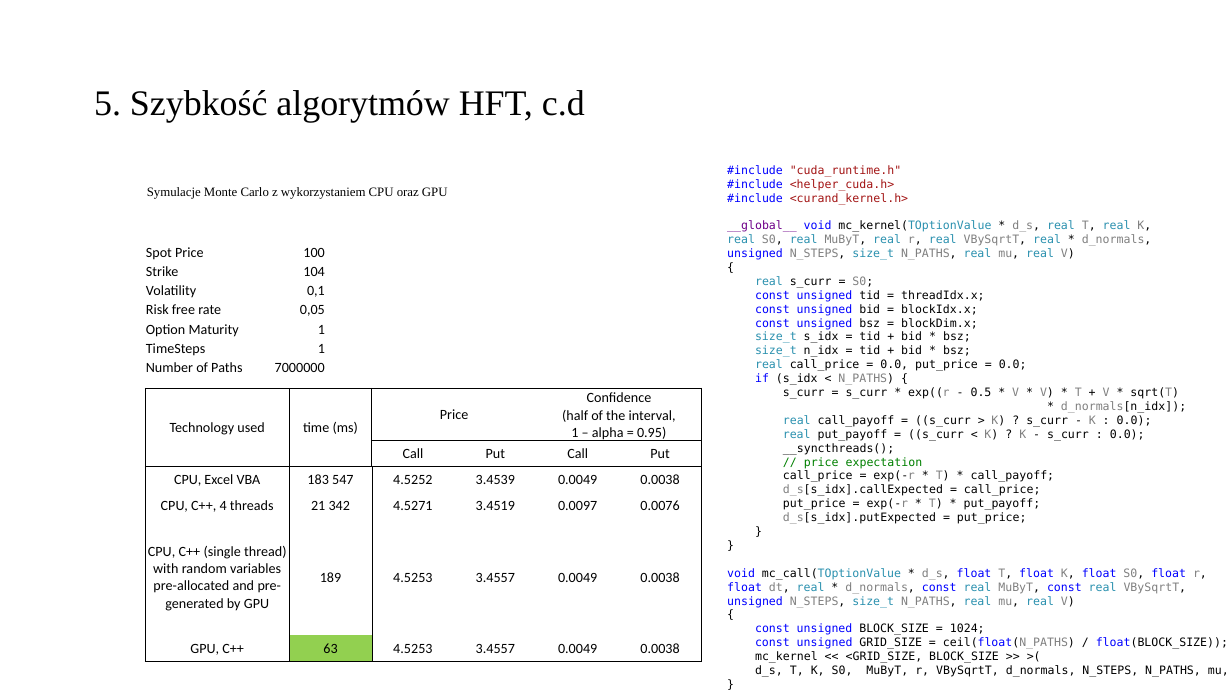
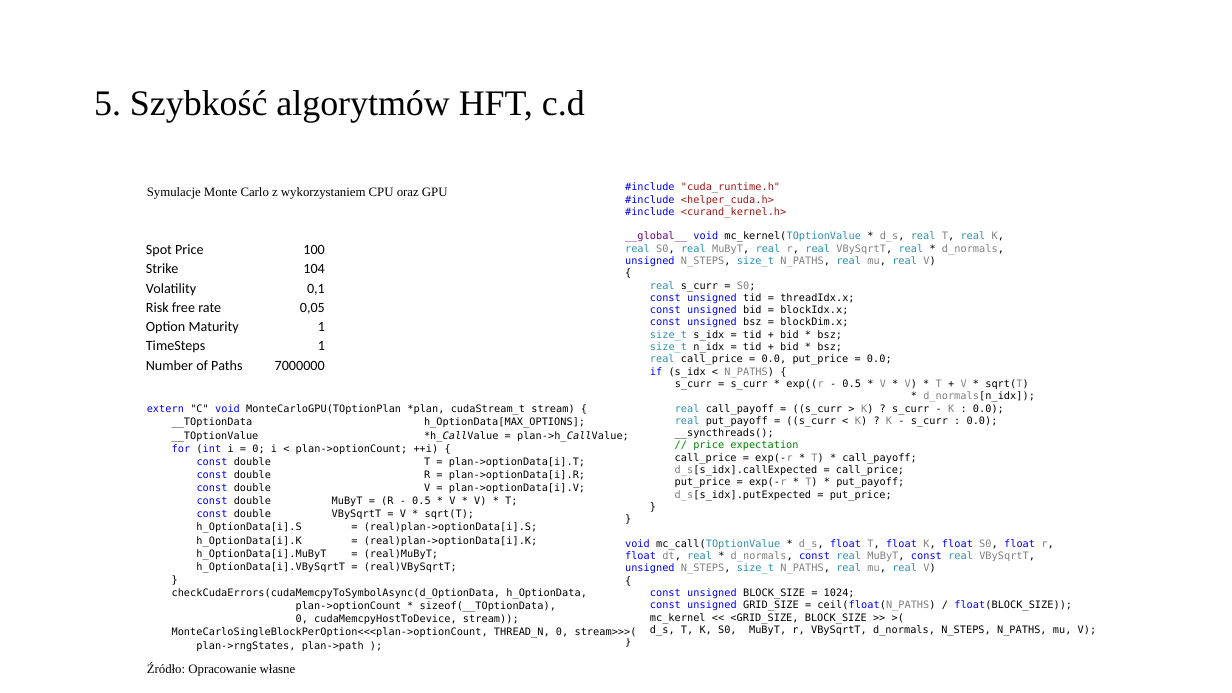
Before and after one commit to yangyutu/books, a slide deck: slide 9 of masters_defense/gregor75663mgr.pptx. Drawn at 1232x693 pixels with LibreOffice and Linux fonts; fonts in the diff are those of the drawing. Boxes give left, top, right and bottom in pixels: in the first picture for what was removed or moved away, otherwise in the second. Text is boxed around its words. In the diff, an @@ line names an element or a change of style, - is before the commit and + after.

```diff
--- a/masters_defense/gregor75663mgr.pptx
+++ b/masters_defense/gregor75663mgr.pptx
@@ text "#include "cuda_runtime.h"": place and size @@
-text "#include "cuda_runtime.h"" at [727, 165, 1229, 677]
+text "#include "cuda_runtime.h"" at [625, 182, 1097, 636]
@@ text "#include "cuda_runtime.h"" at [625, 182, 1097, 636]: size 9 to 8 pt @@
@@ table: place and size @@
-table at [145, 242, 326, 377]
+table at [145, 239, 326, 628]
@@ table removed at [145, 388, 701, 662], 6 rows, 6 columns @@
-Technology used | time (ms) | Price |  | Confidence / (half of the interval, / 1 – alpha = 0.95) | 
- |  | Call | Put | Call | Put
-CPU, Excel VBA | 183 547 | 4.5252 | 3.4539 | 0.0049 | 0.0038
-CPU, C++, 4 threads | 21 342 | 4.5271 | 3.4519 | 0.0097 | 0.0076
-CPU, C++ (single thread) with random variables pre-allocated and pre-generated by GPU | 189 | 4.5253 | 3.4557 | 0.0049 | 0.0038
-GPU, C++ | 63 | 4.5253 | 3.4557 | 0.0049 | 0.0038
@@ text added at [147, 404, 637, 652], 8 pt, text #000000 @@
+extern "C" void MonteCarloGPU(TOptionPlan *plan, cudaStream_t stream) {
+__TOptionData h_OptionData[MAX_OPTIONS];
+__TOptionValue *h_CallValue = plan->h_CallValue;
+for (int i = 0; i < plan->optionCount; ++i) {
+const double T = plan->optionData[i].T;
+const double R = plan->optionData[i].R;
+const double V = plan->optionData[i].V;
+const double MuByT = (R - 0.5 * V * V) * T;
+const double VBySqrtT = V * sqrt(T);
+h_OptionData[i].S = (real)plan->optionData[i].S;
+h_OptionData[i].K = (real)plan->optionData[i].K;
+h_OptionData[i].MuByT = (real)MuByT;
+h_OptionData[i].VBySqrtT = (real)VBySqrtT;
+}
+checkCudaErrors(cudaMemcpyToSymbolAsync(d_OptionData, h_OptionData,
+plan->optionCount * sizeof(__TOptionData),
+0, cudaMemcpyHostToDevice, stream));
+MonteCarloSingleBlockPerOption<<<plan->optionCount, THREAD_N, 0, stream>>>(
+plan->rngStates, plan->path );
@@ text added at [147, 663, 296, 676], 10 pt, text #000000 @@
+Źródło: Opracowanie własne
```
Also in this commit, not shown: 4 other slides changed, 4 slides added, 4 other files.
